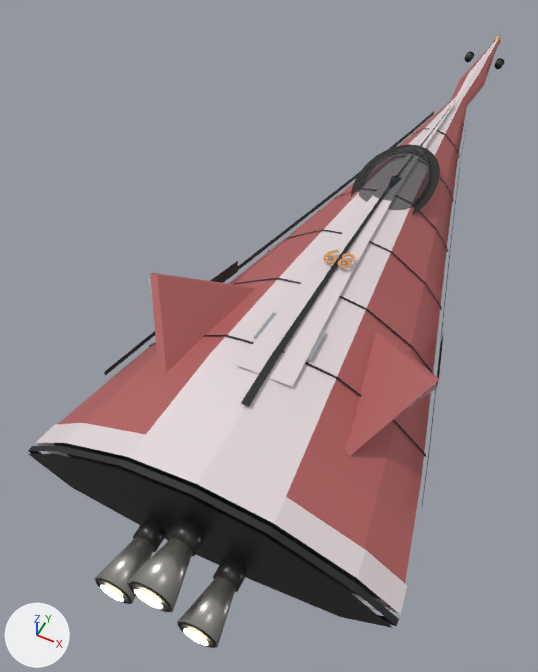
An edit to the glTF model ThoriumGap_JS/models/Ship_PyramidLifter_97249.glb, drawn before and after from the same camera.
Camera for both pictures: a camera (50 mm lens) standing at (1.54, -5.81, 4.75) and looking at (-0.62, -1.48, -0.66). Every picture has the same lights, and +X, +Y and +Z are marked at lower left. The first picture is the older version. Where no turn or scale is listed for an object, it has been applied to the vertices.

The first picture shows 'CanopyGlass_LowInsetSmokedDome', 'EngineBell_CenterUpper_BurnishedNozzle', 'EngineBell_LeftLower_BurnishedNozzle', 'EngineBell_RightLower_BurnishedNozzle', 'EngineDeck_AftDarkCompressionSeal', 'EngineDeck_AftFacetedDarkMountPlate', 'EngineDeck_AftOuterArmorCollar', 'EngineEmitter', 'Fuselage_MainPyramidalLiftingBody', 'HullLongitudinalSeam_DorsalRidgeDarkLine', 'Nose_FacetedRamNeedle', 'PaintDorsalSplit_PrimaryCentralArmor', 'TailFin_Left_ShortCantedStabilizer', 'TailFin_Right_ShortCantedStabilizer' and 21 more.
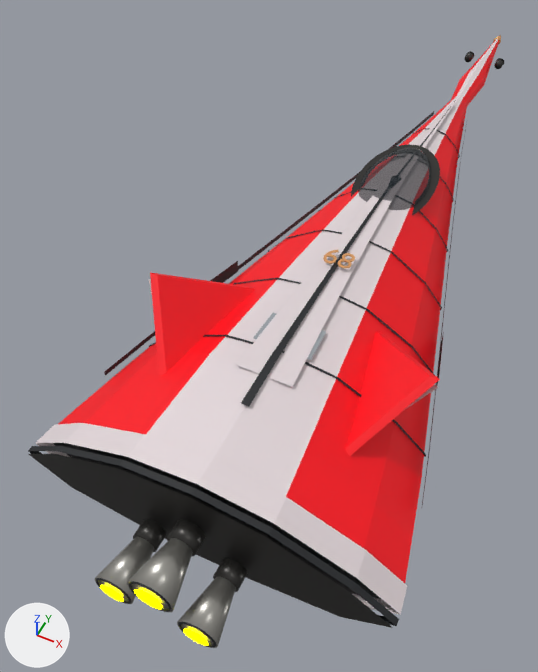
Edits to the scene script, one JSON object a line:
```json
{"op": "set", "path": "mat_engineglow.emission_color", "old": "(0.62, 0.57, 0.4)", "new": "(1.0, 1.0, 0.0)", "note": "beige #cec7aa -> yellow #ffff00"}
{"op": "set", "path": "mat_ship_pyramidlifterfamily_arrowvault_low_pyramid_top_bottom_split_seed97249_hull_main.base_color", "old": "(0.45, 0.12, 0.12)", "new": "(1.0, 0.0, 0.0075)", "note": "pink #b36161 -> red #ff0015"}
```

Changed parts and their boxes (x1, y1, x2, y2) in the pictures (538 x 672 px):
```json
{"object": "Fuselage_MainPyramidalLiftingBody", "change": "recoloured", "before": [58, 96, 467, 583], "after": [58, 96, 467, 583]}
{"object": "TailFin_Left_ShortCantedStabilizer", "change": "recoloured", "before": [150, 272, 255, 375], "after": [150, 272, 255, 375]}
{"object": "TailFin_Right_ShortCantedStabilizer", "change": "recoloured", "before": [345, 332, 440, 456], "after": [345, 332, 440, 456]}
{"object": "Nose_FacetedRamNeedle", "change": "recoloured", "before": [450, 39, 499, 106], "after": [450, 39, 499, 106]}
{"object": "EngineEmitter", "change": "recoloured", "before": [100, 585, 208, 646], "after": [100, 585, 208, 646]}
```
